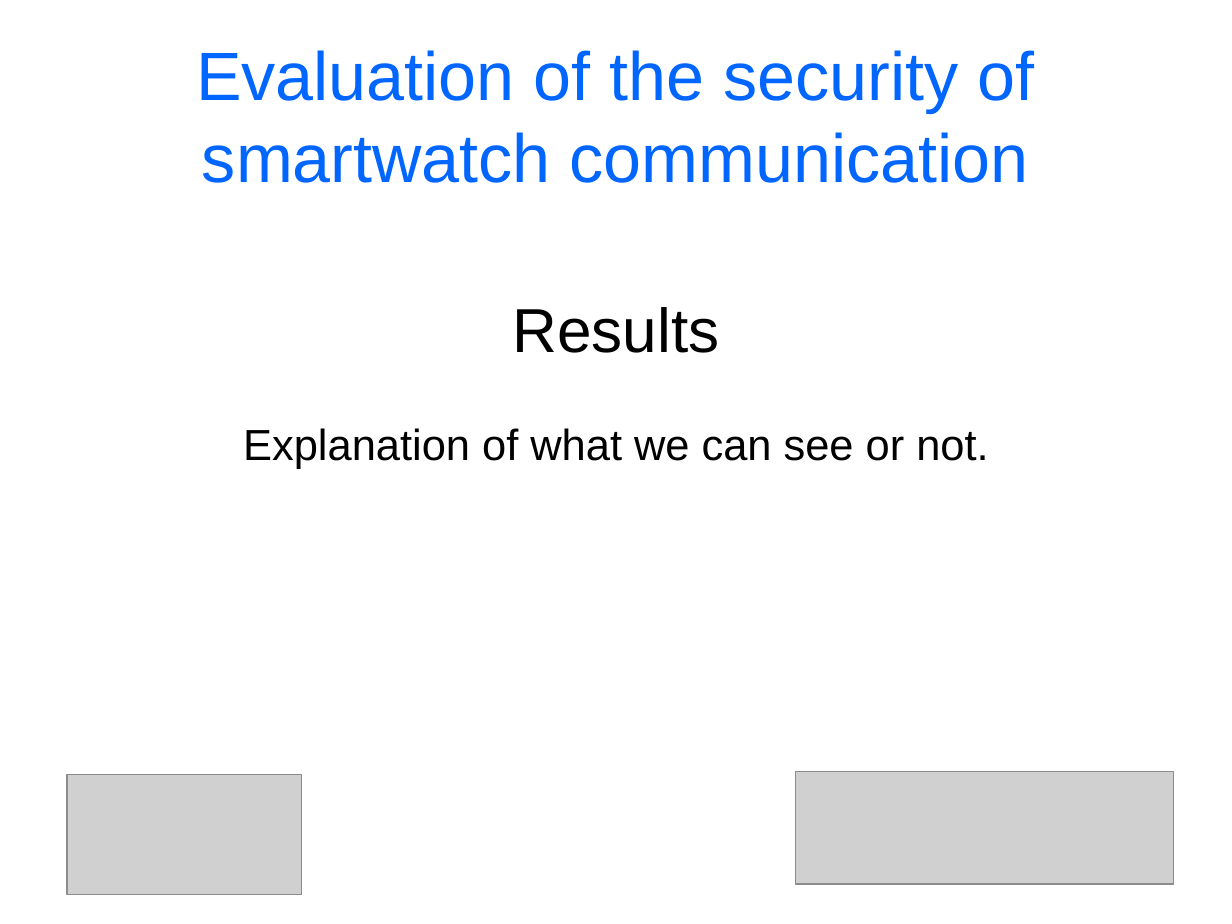
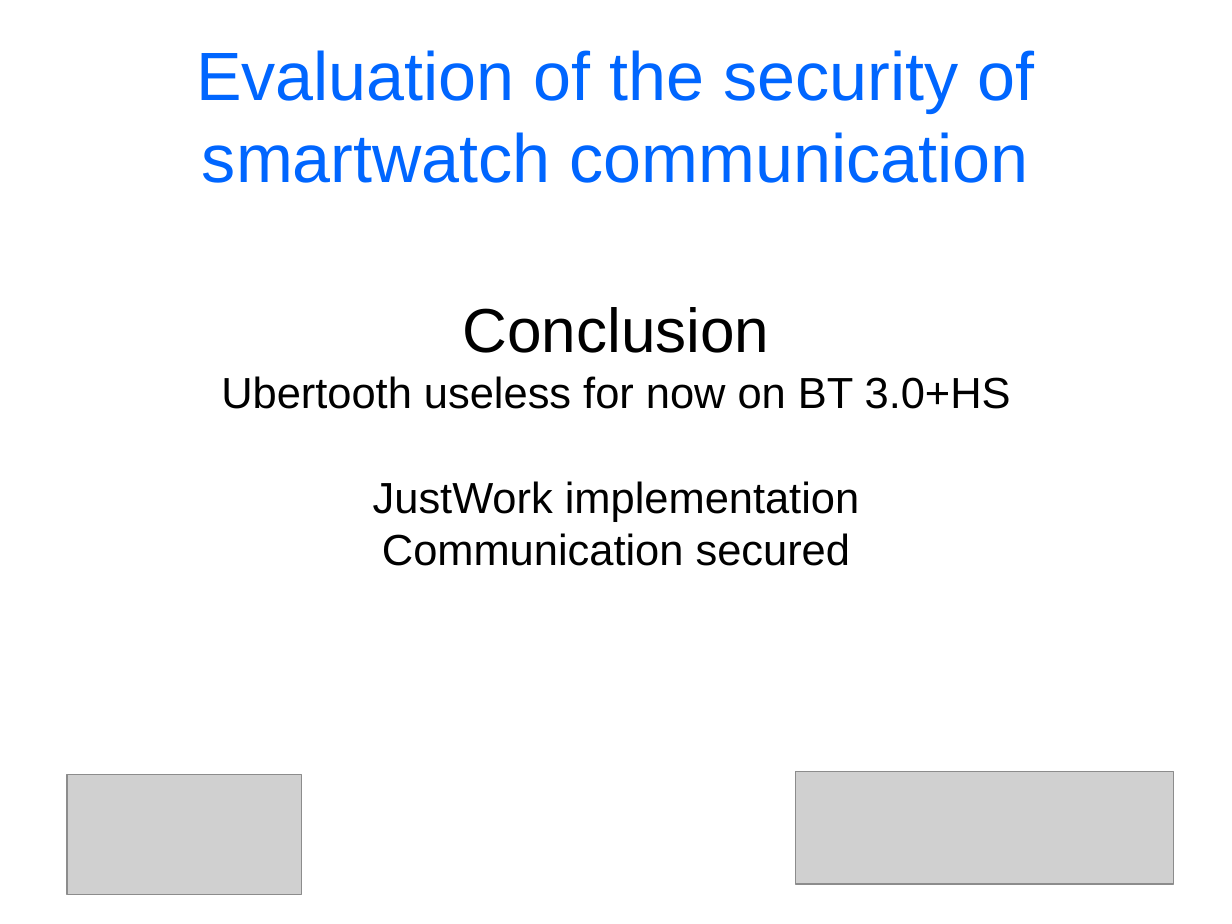
Before and after one commit to cheeseit/smartwatchers_report, a slide deck: slide 9 of presentation.odp (slide 6 before the commit). Drawn at 1232x924 pixels with LibreOffice and Linux fonts; fonts in the diff are those of the drawing; grey boxes stand for pictures. Boxes give left, top, right and bottom in pixels: in the first picture for what was removed or moved away, otherwise in the second. Text is boxed around its words. In the diff, an @@ line names an element or a change of style, - is before the commit and + after.

```diff
--- a/presentation.odp
+++ b/presentation.odp
@@ subtitle at [221, 307, 1011, 566]: text changed @@
-Results
-Explanation of what we can see or not.
+Conclusion
+Ubertooth useless for now on BT 3.0+HS
+JustWork implementation
+Communication secured
```
Also in this commit, not shown: 1 other slide changed, 3 slides added.
